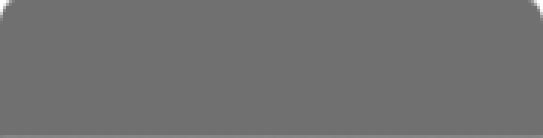
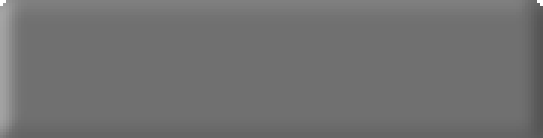
Before/after of a 543 x 138 layered artwork. What changed in the layer stack:
added layer "Contrôle pas à pas" above "Contrôle par actions" over (x1=0, y1=0, x2=543, y2=138)
